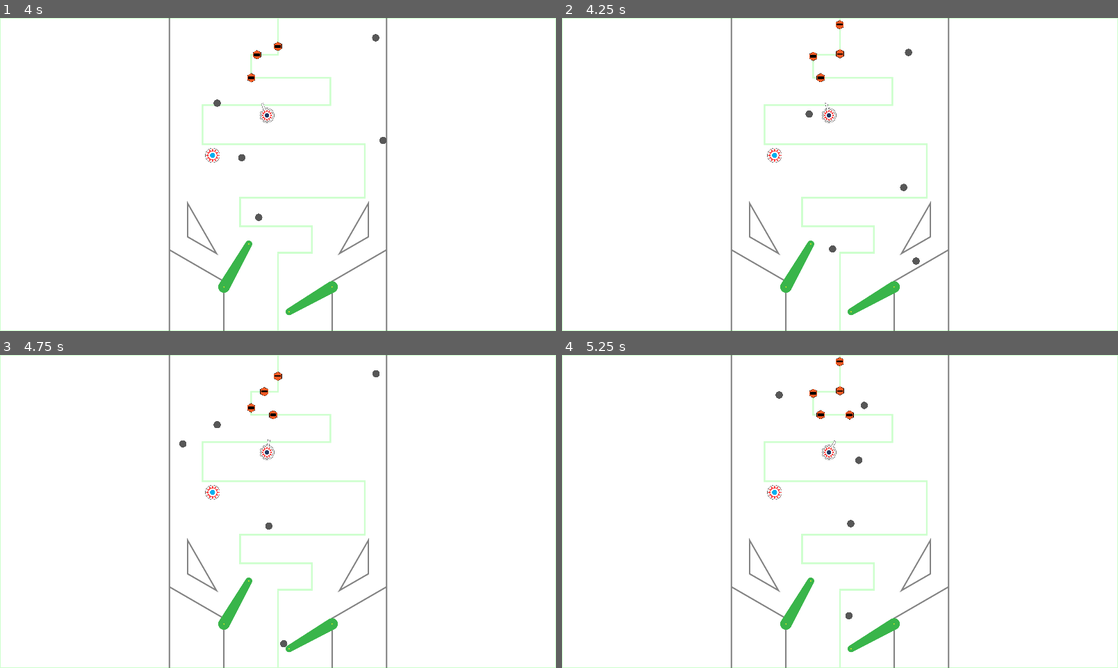
Above: before the commit, frames 1-4 (two rows, left to right).
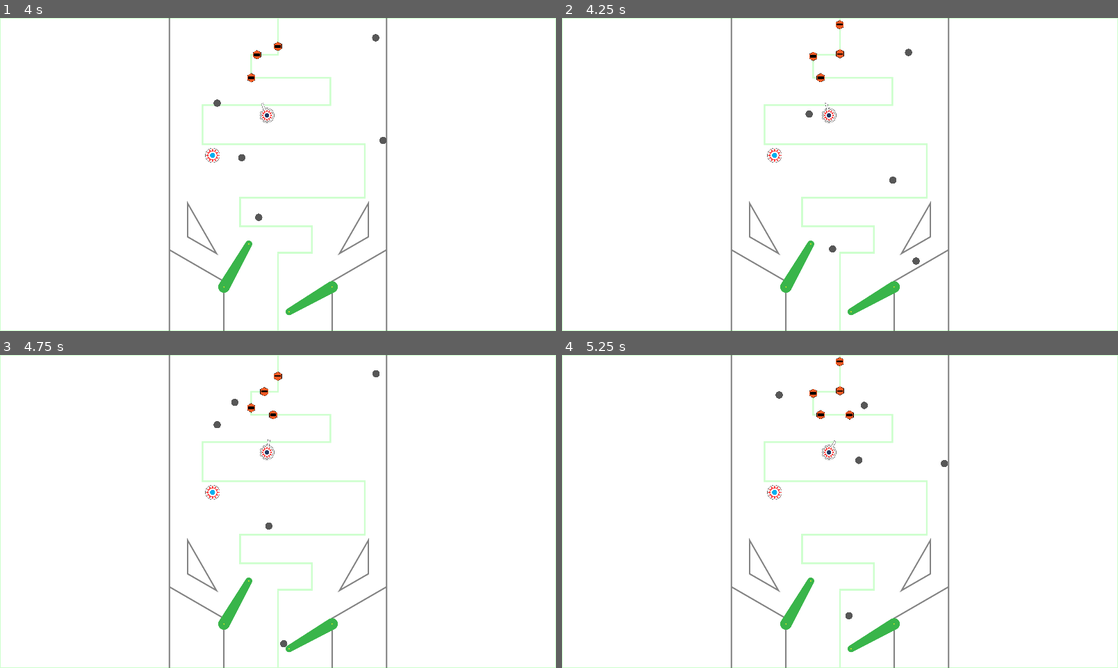
Above: after the commit, the same moments.

Repository: cxhuy/ptd
Game: Godot game, scene res://scenes/game.tscn
The game is run twice, just before and just after one commit, with the same random seed, the same clock (stepped at 60 frames per second) and the same inputs.
Inputs:
- Up to frame 1 (4 s): hold / (rightFlip) 0.53-1.28 s; hold Space (addBall) 0.53-1.28 s; hold Z (leftFlip) 1.28-2.03 s; tap Space (addBall) at 1.35, 2.85 s; hold Space (addBall) 2.03-2.78 s; hold / (rightFlip) 2.03-3.53 s; hold Z (leftFlip) from 3.53 s (still down); hold Space (addBall) from 3.53 s (still down)
- Up to frame 2 (4.25 s): keep holding Z (leftFlip); keep holding Space (addBall)
- Up to frame 3 (4.75 s): keep holding Z (leftFlip); release Space (addBall) at 4.28 s; tap Space (addBall) at 4.35 s
- Up to frame 4 (5.25 s): keep holding Z (leftFlip); hold Space (addBall) from 5.03 s (still down)

Frame 1 is identical in both runs. In frame 2, less than 0.1% of the frame differs, in the area x 58-63%, y 50-56%; in frame 3, less than 0.1%; in frame 4, less than 0.1%.
Error before the commit: Parse Error: Expected closing ")" after call arguments. (res://scripts/environment/walls.gd:7)

Commit message:
feat: change wall and bumperTri bounce

Diff:
--- a/scenes/environment/bumperTri.tscn
+++ b/scenes/environment/bumperTri.tscn
@@ -1,7 +1,10 @@
-[gd_scene load_steps=3 format=3 uid="uid://d4gh8a7lq7lqu"]
+[gd_scene load_steps=4 format=3 uid="uid://d4gh8a7lq7lqu"]
 
 [ext_resource type="Texture2D" uid="uid://cs2vfjk23ahpp" path="res://sprites/environment/bumper/bumperTri.svg" id="1_e4vip"]
 [ext_resource type="Script" path="res://scripts/environment/bumperTri.gd" id="1_oye4p"]
+
+[sub_resource type="PhysicsMaterial" id="PhysicsMaterial_xds5m"]
+bounce = 1.0
 
 [node name="BumperTri" type="Node2D"]
 
@@ -16,6 +19,7 @@
 [node name="Bumper" type="RigidBody2D" parent="."]
 collision_layer = 16
 collision_mask = 4
+physics_material_override = SubResource("PhysicsMaterial_xds5m")
 max_contacts_reported = 1
 contact_monitor = true
 freeze = true
--- a/scripts/environment/bumperTri.gd
+++ b/scripts/environment/bumperTri.gd
@@ -1,7 +1,8 @@
 extends RigidBody2D
 
 
-func _on_body_entered(body):
-	if body.is_in_group("Balls"):
-		var direction: Vector2 = (position - body.position).normalized()
-		body.apply_impulse(direction * 1500)
+#func _on_body_entered(body):
+#	if body.is_in_group("Balls"):
+#		var direction: Vector2 = (self.global_position - body.global_position).normalized()
+#		print(direction)
+#		body.apply_impulse(Vector2(direction.x * -500, direction.y * -1000))
--- a/scripts/environment/walls.gd
+++ b/scripts/environment/walls.gd
@@ -1,7 +1,8 @@
 extends RigidBody2D
 
 
-func _on_body_entered(body):
-	if body.is_in_group("Balls"):
-		var direction: Vector2 = (position - body.position).normalized()
-		body.apply_impulse(Vector2(direction.x * -500, direction.y * -1000)
+#func _on_body_entered(body):
+#	if body.is_in_group("Balls"):
+#		var direction: Vector2 = (self.global_position - body.global_position).normalized()
+#		print(direction)
+#		body.apply_impulse(Vector2(direction.x * 500, direction.y * 1000))
